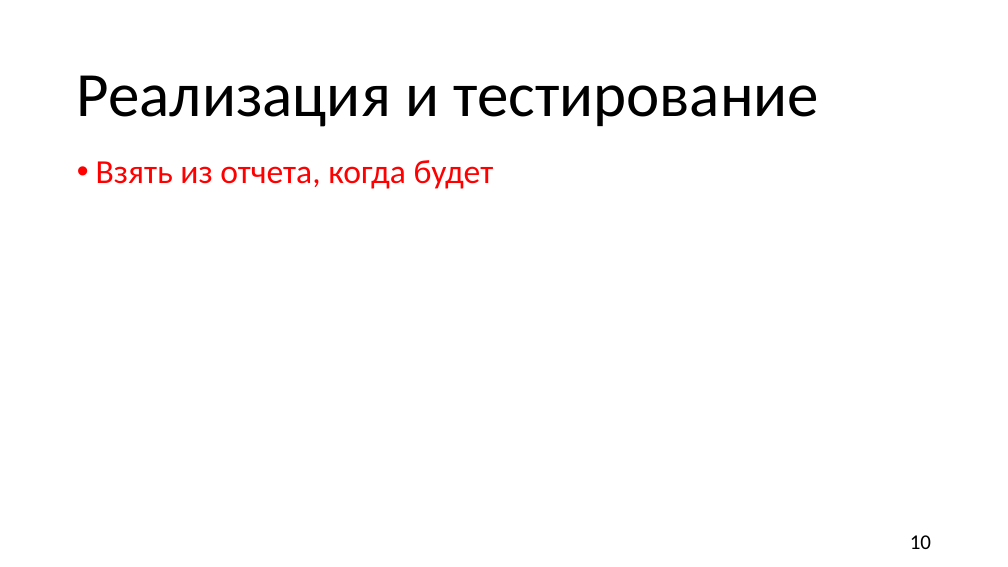
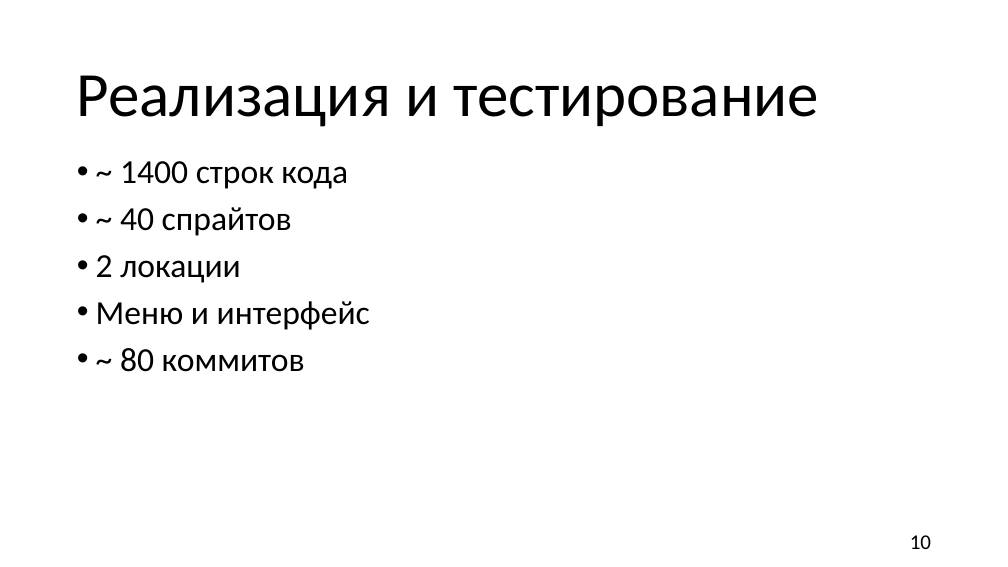
Before and after one commit to TiltInteractive/The-game-Resperation-, a slide deck: slide 10 of Б9121-09.03.03пикд_команда_4_презентация.pptx. Drawn at 1008x567 pixels with LibreOffice and Linux fonts; fonts in the diff are those of the drawing; background and template pictures are left out. Boxes give left, top, right and bottom in pixels: in the first picture for what was removed or moved away, otherwise in the second. Text is boxed around its words. In the diff, an @@ line names an element or a change of style, - is before the commit and + after.

```diff
--- a/Б9121-09.03.03пикд_команда_4_презентация.pptx
+++ b/Б9121-09.03.03пикд_команда_4_презентация.pptx
@@ text at [96, 161, 370, 372]: text changed; text colour #FF0000 to #000000 @@
-• Взять из отчета, когда будет
+• ~ 1400 строк кода
+• ~ 40 спрайтов
+• 2 локации
+• Меню и интерфейс
+• ~ 80 коммитов
```
Also in this commit, not shown: 7 other slides changed, 2 slides removed, 1 other file.
